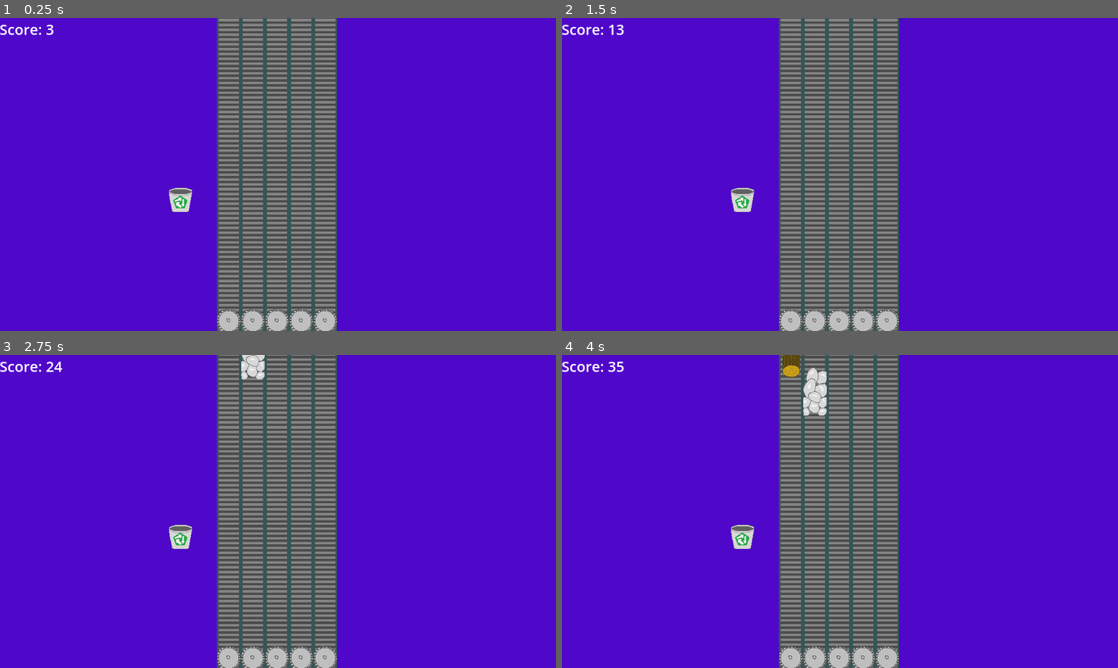
Above: before the commit, frames 1-4 (two rows, left to right).
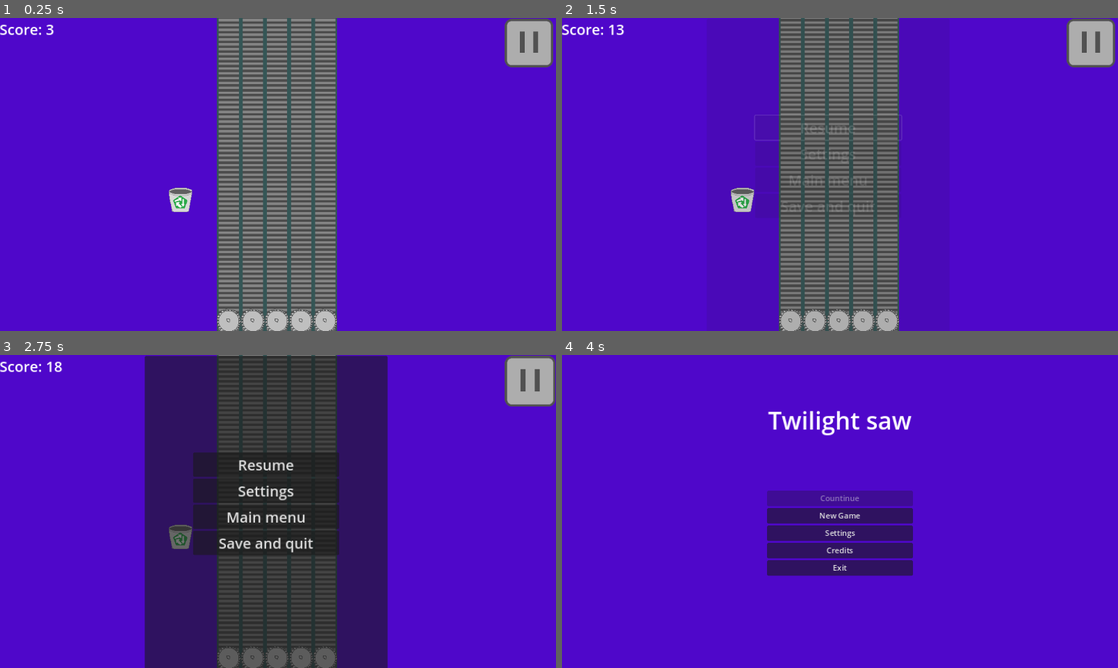
Above: after the commit, the same moments.

Repository: limbosmall/twilight-saw
Game: Godot game, scene res://working area/twilight_saw.tscn
Same seed, same stepped clock (60 frames per second), same inputs: the game is played once before the commit and once after it. Before the commit the project has no main scene; this scene is started directly in both runs.
Inputs (mouse positions are in pixels of both pictures, inside the frame that each line leads up to):
- Up to frame 1 (0.25 s): no input
- Up to frame 2 (1.5 s): click (1090, 43) at 0.52 s; click (828, 127) at 1.25 s, where only the run after the commit has a clickable "Resume"
- Up to frame 3 (2.75 s): click (528, 380) at 2.02 s
- Up to frame 4 (4 s): click (828, 489) at 2.75 s, where only the run after the commit has a clickable "Settings"; click (828, 517) at 3.5 s, where only the run after the commit has a clickable "Main menu"

The runs differ from the first frame. In frame 1, 1.3% of the frame differs, in the area x 90-100%, y 0-16%; in frame 2, 19%; in frame 3, 45%, in the area x 8-100%, y 0-100%; in frame 4, 23%.

Commit message:
Ну, save-load готовы, но есть одна БОЛЬШАЯ проблема

Diff:
--- a/Twilight saw/global/global.gd
+++ b/Twilight saw/global/global.gd
@@ -1,19 +1,16 @@
 extends Node
 
-var global_score: int = 0
-var game_speed = 1
-var saw_lvl = 1
-var tiles_cant_spawn = []
+var global_score: int = 0 #Используется в twilight_saw.gd
+var game_speed = 1 #Пока ненужная хуйня
 
-var tilemap: TileMap #Лучше ничего не придумал
-#var base_speed = 1.0
-#var acceleration_factor = 0.05
-#var score_threshold = 10000.0
-#var score_exponent = 0.5
-#var score_ratio = max(0, (global_score - score_threshold) / score_threshold)
-#var speed_increase = acceleration_factor * pow(score_ratio, score_exponent)
+var has_saved_data = false #Используется в Load_btn на StartingScreen
+var must_load_data = false #Используется в Load_btn на StartingScreen
 
+var saw_lvl = 1 #Пока ненужная хуйня
 
-func _input(event):
-	if event.is_action_pressed("ui_cancel"):
-		get_tree().quit()
+var tiles_cant_spawn = [] #Используется в twilight_saw.gd и spawn_checker.gd
+var tilemap: TileMap #Лучше ничего не придумал #Используется в spawn_checker.gd
+
+func _ready():
+	if FileAccess.file_exists("user://TwilightSawSaveFile.json"):
+		has_saved_data = true
--- /dev/null
+++ b/Twilight saw/other control nodes/PauseMenu.gd
@@ -0,0 +1,59 @@
+extends Control
+
+var paused = false
+
+func _input(event):
+	if event.is_action_pressed("ui_cancel"):
+		if paused:
+			_on_resume_pressed()
+		else:
+			_on_texture_button_pressed()
+
+func quiter(mode: String):
+	save_data()
+	if mode == "MainMenu":
+		get_tree().change_scene_to_file("res://working area/StartingScreen.tscn")
+	else:
+		get_tree().quit()
+
+func save_data():
+	var game_data = {
+		"score": gb.global_score,
+		"saw level": gb.saw_lvl,
+		"tiles cant spawn": gb.tiles_cant_spawn,
+		"things": []
+	}
+	if len(get_tree().get_nodes_in_group("Savable")) != 0:
+		for thing in get_tree().get_nodes_in_group("Savable"):
+			game_data["things"].append({
+				"sprite_texture": thing.localsprite.texture.resource_path,
+				"collision_size": thing.collision_size,
+				"saving_group": thing.get_groups()[2],
+				"group": thing.get_groups()[0],
+				"stack_group": thing.get_groups()[1],
+				"hp": thing.local_hp,
+				"scoreadd": thing.scoreadd,
+				"max_stack": thing.max_stack,
+				"pos": thing.global_position
+			})
+	var file = FileAccess.open("user://TwilightSawSaveFile.json", FileAccess.WRITE)
+	file.store_var(game_data)
+	file = null
+
+func _on_texture_button_pressed():
+	if not paused:
+		paused = true
+		$AnimationPlayer.play("blur")
+		get_tree().paused = true
+
+func _on_resume_pressed():
+	if paused:
+		paused = false
+		$AnimationPlayer.play_backwards("blur")
+		get_tree().paused = false
+
+func _on_main_menu_pressed():
+	quiter("MainMenu")
+
+func _on_save_and_quit_pressed():
+	quiter("Save and quit")
--- /dev/null
+++ b/Twilight saw/other control nodes/PauseMenu.gdshader
@@ -0,0 +1,9 @@
+shader_type canvas_item;
+uniform sampler2D SCREEN_TEXTURE: hint_screen_texture, filter_linear_mipmap;
+
+uniform float lod: hint_range(0.0, 5) = 0.0;
+
+void fragment(){
+	vec4 color = texture(SCREEN_TEXTURE, SCREEN_UV, lod);
+	COLOR = color;
+}
--- /dev/null
+++ b/Twilight saw/other control nodes/PauseMenu.tscn
@@ -0,0 +1,147 @@
+[gd_scene load_steps=10 format=3 uid="uid://bsmtowonlfpa7"]
+
+[ext_resource type="Shader" path="res://other control nodes/PauseMenu.gdshader" id="1_d4gtf"]
+[ext_resource type="Script" path="res://other control nodes/PauseMenu.gd" id="1_i552n"]
+[ext_resource type="Texture2D" uid="uid://oud0ccx83g5s" path="res://sprites/PauseIdle.png" id="1_yr612"]
+[ext_resource type="Texture2D" uid="uid://xw4j43dxtglm" path="res://sprites/PausePressed.png" id="2_rwylo"]
+[ext_resource type="Texture2D" uid="uid://tlhv1tsc84w4" path="res://sprites/PauseHover.png" id="3_bnxes"]
+
+[sub_resource type="ShaderMaterial" id="ShaderMaterial_6pf7x"]
+shader = ExtResource("1_d4gtf")
+shader_parameter/lod = 0.0
+
+[sub_resource type="Animation" id="Animation_t4ce5"]
+length = 0.001
+tracks/0/type = "value"
+tracks/0/imported = false
+tracks/0/enabled = true
+tracks/0/path = NodePath("PanelContainer:modulate")
+tracks/0/interp = 1
+tracks/0/loop_wrap = true
+tracks/0/keys = {
+"times": PackedFloat32Array(0),
+"transitions": PackedFloat32Array(1),
+"update": 0,
+"values": [Color(1, 1, 1, 0)]
+}
+tracks/1/type = "value"
+tracks/1/imported = false
+tracks/1/enabled = true
+tracks/1/path = NodePath("ColorRect:material:shader_parameter/lod")
+tracks/1/interp = 1
+tracks/1/loop_wrap = true
+tracks/1/keys = {
+"times": PackedFloat32Array(0),
+"transitions": PackedFloat32Array(1),
+"update": 0,
+"values": [0.0]
+}
+
+[sub_resource type="Animation" id="Animation_riw0y"]
+resource_name = "blur"
+length = 0.2
+tracks/0/type = "value"
+tracks/0/imported = false
+tracks/0/enabled = true
+tracks/0/path = NodePath("PanelContainer:modulate")
+tracks/0/interp = 1
+tracks/0/loop_wrap = true
+tracks/0/keys = {
+"times": PackedFloat32Array(0, 0.2),
+"transitions": PackedFloat32Array(1, 1),
+"update": 0,
+"values": [Color(1, 1, 1, 0), Color(1, 1, 1, 1)]
+}
+tracks/1/type = "value"
+tracks/1/imported = false
+tracks/1/enabled = true
+tracks/1/path = NodePath("ColorRect:material:shader_parameter/lod")
+tracks/1/interp = 1
+tracks/1/loop_wrap = true
+tracks/1/keys = {
+"times": PackedFloat32Array(0, 0.2),
+"transitions": PackedFloat32Array(1, 1),
+"update": 0,
+"values": [0.0, 0.728]
+}
+
+[sub_resource type="AnimationLibrary" id="AnimationLibrary_snao8"]
+_data = {
+"RESET": SubResource("Animation_t4ce5"),
+"blur": SubResource("Animation_riw0y")
+}
+
+[node name="PauseMenu" type="Control" groups=["PauseMenu"]]
+process_mode = 3
+layout_mode = 3
+anchors_preset = 15
+anchor_right = 1.0
+anchor_bottom = 1.0
+grow_horizontal = 2
+grow_vertical = 2
+script = ExtResource("1_i552n")
+
+[node name="TextureButton" type="TextureButton" parent="."]
+process_mode = 1
+layout_mode = 0
+offset_left = 1047.0
+offset_right = 1147.0
+offset_bottom = 100.0
+texture_normal = ExtResource("1_yr612")
+texture_pressed = ExtResource("2_rwylo")
+texture_hover = ExtResource("3_bnxes")
+
+[node name="ColorRect" type="ColorRect" parent="."]
+material = SubResource("ShaderMaterial_6pf7x")
+layout_mode = 1
+anchors_preset = 15
+anchor_right = 1.0
+anchor_bottom = 1.0
+grow_horizontal = 2
+grow_vertical = 2
+
+[node name="AnimationPlayer" type="AnimationPlayer" parent="."]
+libraries = {
+"": SubResource("AnimationLibrary_snao8")
+}
+
+[node name="PanelContainer" type="PanelContainer" parent="."]
+modulate = Color(1, 1, 1, 0)
+layout_mode = 2
+offset_left = 301.0
+offset_right = 804.0
+offset_bottom = 648.0
+
+[node name="MarginContainer" type="MarginContainer" parent="PanelContainer"]
+layout_mode = 2
+theme_override_constants/margin_left = 100
+theme_override_constants/margin_top = 200
+theme_override_constants/margin_right = 100
+
+[node name="VBoxContainer" type="VBoxContainer" parent="PanelContainer/MarginContainer"]
+layout_mode = 2
+
+[node name="Resume" type="Button" parent="PanelContainer/MarginContainer/VBoxContainer"]
+layout_mode = 2
+theme_override_font_sizes/font_size = 30
+text = "Resume"
+
+[node name="Settings" type="Button" parent="PanelContainer/MarginContainer/VBoxContainer"]
+layout_mode = 2
+theme_override_font_sizes/font_size = 30
+text = "Settings"
+
+[node name="Main Menu" type="Button" parent="PanelContainer/MarginContainer/VBoxContainer"]
+layout_mode = 2
+theme_override_font_sizes/font_size = 30
+text = "Main menu"
+
+[node name="Save_and_quit" type="Button" parent="PanelContainer/MarginContainer/VBoxContainer"]
+layout_mode = 2
+theme_override_font_sizes/font_size = 30
+text = "Save and quit"
+
+[connection signal="pressed" from="TextureButton" to="." method="_on_texture_button_pressed"]
+[connection signal="pressed" from="PanelContainer/MarginContainer/VBoxContainer/Resume" to="." method="_on_resume_pressed"]
+[connection signal="pressed" from="PanelContainer/MarginContainer/VBoxContainer/Main Menu" to="." method="_on_main_menu_pressed"]
+[connection signal="pressed" from="PanelContainer/MarginContainer/VBoxContainer/Save_and_quit" to="." method="_on_save_and_quit_pressed"]
--- /dev/null
+++ b/Twilight saw/other control nodes/goto_btn.gd
@@ -0,0 +1,25 @@
+extends Button
+
+@export_file("*.tscn","*.scn","*.res") var scene_to_load := ""
+@export var load_btn := false
+@export var newgame_btn := false
+
+func _on_pressed():
+	if newgame_btn:
+		var file = FileAccess.open("user://TwilightSawSaveFile.json", FileAccess.WRITE)
+		file.store_string("{}")
+		file = null
+	if load_btn:
+		gb.must_load_data = true
+	get_tree().change_scene_to_file(scene_to_load)
+
+func  _ready():
+
+	if load_btn and !gb.has_saved_data:
+		self.disabled = true
+
+func _on_tree_exited():
+	self.pressed.disconnect(_on_pressed)
+
+func _on_tree_entered():
+	self.pressed.connect(_on_pressed)
--- /dev/null
+++ b/Twilight saw/other control nodes/goto_btn.tscn
@@ -0,0 +1,10 @@
+[gd_scene load_steps=2 format=3 uid="uid://cff0c52jaojuw"]
+
+[ext_resource type="Script" path="res://other control nodes/goto_btn.gd" id="1_88aqt"]
+
+[node name="GotoBtn" type="Button"]
+text = "Button"
+script = ExtResource("1_88aqt")
+
+[connection signal="tree_entered" from="." to="." method="_on_tree_entered"]
+[connection signal="tree_exited" from="." to="." method="_on_tree_exited"]
--- a/Twilight saw/other nodes/log1.gd
+++ b/Twilight saw/other nodes/log1.gd
@@ -2,6 +2,7 @@
 
 var localsprite
 var localself
+var collision_size
 var local_hp = 0
 var scoreadd = 100
 var multiplier = 1
--- a/Twilight saw/project.godot
+++ b/Twilight saw/project.godot
@@ -11,6 +11,7 @@
 [application]
 
 config/name="Twilight saw"
+run/main_scene="res://working area/StartingScreen.tscn"
 config/features=PackedStringArray("4.2", "Forward Plus")
 config/icon="res://icon.svg"
 
@@ -29,7 +30,31 @@
 folder_colors={
 "res://customization/": "green",
 "res://global/": "yellow",
+"res://other control nodes/": "red",
 "res://other nodes/": "red",
 "res://sprites/": "green",
 "res://working area/": "red"
 }
+
+[input]
+
+w={
+"deadzone": 0.5,
+"events": [Object(InputEventKey,"resource_local_to_scene":false,"resource_name":"","device":-1,"window_id":0,"alt_pressed":false,"shift_pressed":false,"ctrl_pressed":false,"meta_pressed":false,"pressed":false,"keycode":0,"physical_keycode":87,"key_label":0,"unicode":119,"echo":false,"script":null)
+]
+}
+a={
+"deadzone": 0.5,
+"events": [Object(InputEventKey,"resource_local_to_scene":false,"resource_name":"","device":-1,"window_id":0,"alt_pressed":false,"shift_pressed":false,"ctrl_pressed":false,"meta_pressed":false,"pressed":false,"keycode":0,"physical_keycode":65,"key_label":0,"unicode":97,"echo":false,"script":null)
+]
+}
+s={
+"deadzone": 0.5,
+"events": [Object(InputEventKey,"resource_local_to_scene":false,"resource_name":"","device":-1,"window_id":0,"alt_pressed":false,"shift_pressed":false,"ctrl_pressed":false,"meta_pressed":false,"pressed":false,"keycode":0,"physical_keycode":83,"key_label":0,"unicode":115,"echo":false,"script":null)
+]
+}
+d={
+"deadzone": 0.5,
+"events": [Object(InputEventKey,"resource_local_to_scene":false,"resource_name":"","device":-1,"window_id":0,"alt_pressed":false,"shift_pressed":false,"ctrl_pressed":false,"meta_pressed":false,"pressed":false,"keycode":0,"physical_keycode":68,"key_label":0,"unicode":100,"echo":false,"script":null)
+]
+}
--- /dev/null
+++ b/Twilight saw/working area/StartingScreen.gd
@@ -0,0 +1,8 @@
+extends Control
+
+func _ready():
+	if OS.get_name() == "Web":
+		$MarginContainer/VBoxContainer/Exit_btn.visible = false
+
+func _on_exit_btn_pressed():
+	get_tree().quit()
--- /dev/null
+++ b/Twilight saw/working area/StartingScreen.tscn
@@ -0,0 +1,76 @@
+[gd_scene load_steps=3 format=3 uid="uid://cks5rxqny3qrb"]
+
+[ext_resource type="Script" path="res://working area/StartingScreen.gd" id="1_imt8d"]
+[ext_resource type="PackedScene" uid="uid://cff0c52jaojuw" path="res://other control nodes/goto_btn.tscn" id="2_r7tng"]
+
+[node name="StartingScreen" type="Control"]
+layout_mode = 3
+anchors_preset = 15
+anchor_right = 1.0
+anchor_bottom = 1.0
+grow_horizontal = 2
+grow_vertical = 2
+script = ExtResource("1_imt8d")
+
+[node name="ColorRect" type="ColorRect" parent="."]
+layout_mode = 1
+anchors_preset = 15
+anchor_right = 1.0
+anchor_bottom = 1.0
+grow_horizontal = 2
+grow_vertical = 2
+color = Color(0.309804, 0.027451, 0.792157, 1)
+
+[node name="MarginContainer" type="MarginContainer" parent="."]
+layout_mode = 1
+anchors_preset = 15
+anchor_right = 1.0
+anchor_bottom = 1.0
+grow_horizontal = 2
+grow_vertical = 2
+theme_override_constants/margin_left = 425
+theme_override_constants/margin_top = 100
+theme_override_constants/margin_right = 425
+
+[node name="VBoxContainer" type="VBoxContainer" parent="MarginContainer"]
+layout_mode = 2
+
+[node name="Title" type="Label" parent="MarginContainer/VBoxContainer"]
+layout_mode = 2
+theme_override_font_sizes/font_size = 50
+text = "Twilight saw"
+horizontal_alignment = 1
+
+[node name="space1" type="Control" parent="MarginContainer/VBoxContainer"]
+layout_mode = 2
+size_flags_vertical = 3
+
+[node name="Load_btn" parent="MarginContainer/VBoxContainer" instance=ExtResource("2_r7tng")]
+layout_mode = 2
+text = "Countinue"
+scene_to_load = "res://working area/twilight_saw.tscn"
+load_btn = true
+
+[node name="NewGame_btn" parent="MarginContainer/VBoxContainer" instance=ExtResource("2_r7tng")]
+layout_mode = 2
+text = "New Game"
+scene_to_load = "res://working area/twilight_saw.tscn"
+
+[node name="Settings_btn" parent="MarginContainer/VBoxContainer" instance=ExtResource("2_r7tng")]
+layout_mode = 2
+text = "Settings"
+
+[node name="Credits_btn" parent="MarginContainer/VBoxContainer" instance=ExtResource("2_r7tng")]
+layout_mode = 2
+text = "Credits"
+
+[node name="Exit_btn" type="Button" parent="MarginContainer/VBoxContainer"]
+layout_mode = 2
+text = "Exit"
+
+[node name="space2" type="Control" parent="MarginContainer/VBoxContainer"]
+layout_mode = 2
+size_flags_vertical = 3
+size_flags_stretch_ratio = 1.81
+
+[connection signal="pressed" from="MarginContainer/VBoxContainer/Exit_btn" to="." method="_on_exit_btn_pressed"]
--- a/Twilight saw/working area/twilight_saw.gd
+++ b/Twilight saw/working area/twilight_saw.gd
@@ -1,19 +1,20 @@
 extends Node2D
 
-var things = [["res://sprites/Log1.png", Vector2(40, 120), "Log","Log1", 50, 120, 5],
-["res://sprites/Log2.png", Vector2(40, 77), "Log", "Log2" , 30, 70, 3],
-["res://sprites/Log3.png", Vector2(40, 57), "Log", "Log3" , 10, 50, 3],
-["res://sprites/Trash1.png", Vector2(40, 48), "Trash", "Trash1" , 0, 50, 0],
-["res://sprites/Trash2.png", Vector2(40, 100), "Trash", "Trash2" , 0, 100, 0]]
+var things = [["res://sprites/Log1.png", Vector2(40, 120), "Savable", "Log","Log1", 50, 120, 5],
+["res://sprites/Log2.png", Vector2(40, 77), "Savable", "Log", "Log2" , 30, 70, 3],
+["res://sprites/Log3.png", Vector2(40, 57), "Savable", "Log", "Log3" , 10, 50, 3],
+["res://sprites/Trash1.png", Vector2(40, 48), "Savable", "Trash", "Trash1" , 0, 50, 0],
+["res://sprites/Trash2.png", Vector2(40, 100), "Savable", "Trash", "Trash2" , 0, 100, 0]]
 
 var occupied_paths = [0, 0]
 var path
+var game_data
 
 var rand = RandomNumberGenerator.new()
 class create_log:
 	extends CharacterBody2D
 
-	func _init(sprite_texture: Texture, collision_size: Vector2, group: String, stack_group: String , hp: int, scoreadd: int, max_stack: int):
+	func _init(sprite_texture: Texture, collision_size: Vector2, saving_group: String, group: String, stack_group: String , hp: int, scoreadd: int, max_stack: int):
 		#set sprite
 		var sprite = Sprite2D.new()
 		sprite.texture = sprite_texture
@@ -28,6 +29,7 @@
 		#set script + change script vars
 		var script = load("res://other nodes/log1.gd")
 		set_script(script)
+		set("collision_size", collision_size)
 		set("localsprite", sprite)
 		set("localself", self)
 		set("local_hp", hp)
@@ -36,11 +38,28 @@
 		#add to group
 		add_to_group(group)
 		add_to_group(stack_group)
+		add_to_group(saving_group)
+
+func loader():
+	var file = FileAccess.open("user://TwilightSawSaveFile.json", FileAccess.READ)
+	var content = file.get_var()
+	file = null
+	print(content)
+	gb.global_score = content["score"]
+	gb.saw_lvl = content["saw level"]
+	gb.tiles_cant_spawn = content["tiles cant spawn"]
+	if len(content["things"]) != 0:
+		for thing in content["things"]:
+			var body = create_log.new(load(thing["sprite_texture"]), thing["collision_size"], thing["saving_group"], thing["group"], thing["stack_group"], thing["hp"], thing["scoreadd"], thing["max_stack"])
+			add_child(body)
+			body.global_position = thing["pos"]
 
 func _process(_delta):
 	$Label.text = "Score: %s" % gb.global_score
 
 func _ready():
+	if gb.must_load_data:
+		loader()
 	gb.tilemap = $TileMap
 	time_add()
 	rand.randomize()
@@ -61,7 +80,7 @@
 	if len(gb.tiles_cant_spawn) < 4:
 		var thing = rand.randi_range(0, 4)
 		path = rand.randi_range(9, 13)
-		var body = create_log.new(load(things[thing][0]), things[thing][1], things[thing][2], things[thing][3], things[thing][4], things[thing][5], things[thing][6])
+		var body = create_log.new(load(things[thing][0]), things[thing][1], things[thing][2], things[thing][3], things[thing][4], things[thing][5], things[thing][6], things[thing][7])
 		add_child(body)
 		if path in occupied_paths or Vector2i(path, -2) in gb.tiles_cant_spawn:
 			change_path()
--- a/Twilight saw/working area/twilight_saw.tscn
+++ b/Twilight saw/working area/twilight_saw.tscn
@@ -1,8 +1,9 @@
-[gd_scene load_steps=4 format=3 uid="uid://d1olirxba6d4j"]
+[gd_scene load_steps=5 format=3 uid="uid://d1olirxba6d4j"]
 
 [ext_resource type="Script" path="res://working area/twilight_saw.gd" id="1_tmfvh"]
 [ext_resource type="PackedScene" uid="uid://ds1qxpuvs5bep" path="res://other nodes/TileMap.tscn" id="1_w887x"]
 [ext_resource type="PackedScene" uid="uid://blbx2rqyur7sm" path="res://other nodes/mouse_checker.tscn" id="3_42bkb"]
+[ext_resource type="PackedScene" uid="uid://bsmtowonlfpa7" path="res://other control nodes/PauseMenu.tscn" id="4_na4o2"]
 
 [node name="Twilight saw" type="Node2D"]
 script = ExtResource("1_tmfvh")
@@ -33,24 +34,7 @@
 theme_override_font_sizes/font_size = 30
 text = "Score: 0"
 
+[node name="PauseMenu" parent="." instance=ExtResource("4_na4o2")]
+z_index = 2
+
 [connection signal="timeout" from="Timer" to="." method="_on_timer_timeout"]
-[connection signal="body_entered" from="TileMap/@Area2D@26185" to="TileMap/@Area2D@26185" method="_on_body_entered"]
-[connection signal="body_exited" from="TileMap/@Area2D@26185" to="TileMap/@Area2D@26185" method="_on_body_exited"]
-[connection signal="body_entered" from="TileMap/@Area2D@26186" to="TileMap/@Area2D@26186" method="_on_body_entered"]
-[connection signal="body_exited" from="TileMap/@Area2D@26186" to="TileMap/@Area2D@26186" method="_on_body_exited"]
-[connection signal="body_entered" from="TileMap/@Area2D@26187" to="TileMap/@Area2D@26187" method="_on_body_entered"]
-[connection signal="body_exited" from="TileMap/@Area2D@26187" to="TileMap/@Area2D@26187" method="_on_body_exited"]
-[connection signal="body_entered" from="TileMap/@Area2D@26188" to="TileMap/@Area2D@26188" method="_on_body_entered"]
-[connection signal="body_exited" from="TileMap/@Area2D@26188" to="TileMap/@Area2D@26188" method="_on_body_exited"]
-[connection signal="body_entered" from="TileMap/@Area2D@26189" to="TileMap/@Area2D@26189" method="_on_body_entered"]
-[connection signal="body_exited" from="TileMap/@Area2D@26189" to="TileMap/@Area2D@26189" method="_on_body_exited"]
-[connection signal="body_entered" from="TileMap/Spawn_checker" to="TileMap/Spawn_checker" method="_on_body_entered"]
-[connection signal="body_exited" from="TileMap/Spawn_checker" to="TileMap/Spawn_checker" method="_on_body_exited"]
-[connection signal="body_entered" from="TileMap/@Area2D@26807" to="TileMap/@Area2D@26807" method="_on_body_entered"]
-[connection signal="body_exited" from="TileMap/@Area2D@26807" to="TileMap/@Area2D@26807" method="_on_body_exited"]
-[connection signal="body_entered" from="TileMap/@Area2D@26808" to="TileMap/@Area2D@26808" method="_on_body_entered"]
-[connection signal="body_exited" from="TileMap/@Area2D@26808" to="TileMap/@Area2D@26808" method="_on_body_exited"]
-[connection signal="body_entered" from="TileMap/@Area2D@26809" to="TileMap/@Area2D@26809" method="_on_body_entered"]
-[connection signal="body_exited" from="TileMap/@Area2D@26809" to="TileMap/@Area2D@26809" method="_on_body_exited"]
-[connection signal="body_entered" from="TileMap/@Area2D@26810" to="TileMap/@Area2D@26810" method="_on_body_entered"]
-[connection signal="body_exited" from="TileMap/@Area2D@26810" to="TileMap/@Area2D@26810" method="_on_body_exited"]
Binary file added: Twilight saw/sprites/PauseHover.png
Not shown, added: Twilight saw/sprites/PauseHover.png.import
Binary file added: Twilight saw/sprites/PauseIdle.png
Not shown, added: Twilight saw/sprites/PauseIdle.png.import
Binary file added: Twilight saw/sprites/PausePressed.png
Not shown, added: Twilight saw/sprites/PausePressed.png.import
